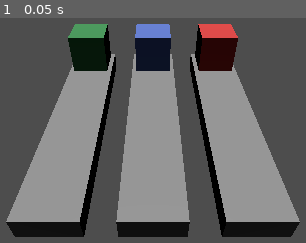
Above: before the commit, frame 1.
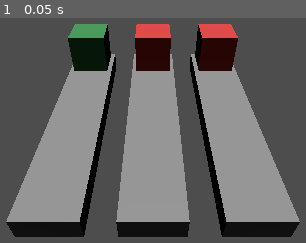
Above: after the commit, the same moment.

Repository: emmdie/3m5Jam2024_1
Game: Godot game, scene res://Scenes/game.tscn
Two runs of this game, one before a commit and one after it. Both use one fixed random seed, a clock stepped at 60 frames per second and the inputs below.
Inputs:
- Up to frame 1 (0.05 s): no input

The runs differ from the first frame. In frame 1, 2.4% of the frame differs, in the area x 44-56%, y 2-24%.

Commit message:
Random tower generation

Diff:
--- a/Scenes/game.gd
+++ b/Scenes/game.gd
@@ -3,6 +3,10 @@
 
 class TowerQueue:
 	var towers: Array[Tower] = []
+	func push(t: Tower):
+		towers.push_back(t)
+	func pop() -> Tower:
+		return towers.pop_front()
 
 
 @onready var lanes: Array[Lane] = [
@@ -12,7 +16,21 @@
 ]
 
 @onready var tower_queues: Array[TowerQueue] = []
+@onready var tower_holder := $Towers
 
 func _ready():
+	randomize()
+
 	for lane in lanes:
-		tower_queues.append(TowerQueue.new())
+		var queue = TowerQueue.new()
+
+		var tower := Tower.instantiate(BaseUnit.pick_element())
+		tower_holder.add_child(tower)
+		tower.place(lane)
+		queue.push(tower)
+
+		tower = Tower.instantiate(BaseUnit.pick_element())
+		tower.set_lane(lane)
+		queue.push(tower)
+
+		tower_queues.append(queue)
--- a/Scenes/game.tscn
+++ b/Scenes/game.tscn
@@ -1,23 +1,12 @@
-[gd_scene load_steps=6 format=3 uid="uid://d4d7ecqlohxt"]
+[gd_scene load_steps=3 format=3 uid="uid://d4d7ecqlohxt"]
 
 [ext_resource type="Script" path="res://Scenes/game.gd" id="1_50n6b"]
 [ext_resource type="PackedScene" uid="uid://65w17xmk8mqq" path="res://Scenes/lane.tscn" id="1_peffo"]
-[ext_resource type="PackedScene" uid="uid://ctfk4brlgutyo" path="res://Scenes/units/tower/plant.tscn" id="1_qb83d"]
-[ext_resource type="PackedScene" uid="uid://egfoiv6ftl" path="res://Scenes/units/tower/water.tscn" id="2_blfhh"]
-[ext_resource type="PackedScene" uid="uid://cqhediecnloxu" path="res://Scenes/units/tower/fire.tscn" id="2_rrh3n"]
 
 [node name="Game" type="Node3D"]
 script = ExtResource("1_50n6b")
 
 [node name="Towers" type="Node3D" parent="."]
-
-[node name="Tower" parent="Towers" instance=ExtResource("1_qb83d")]
-transform = Transform3D(1, 0, 0, 0, 1, 0, 0, 0, 1, -1.5, 0, 0)
-
-[node name="Tower2" parent="Towers" instance=ExtResource("2_blfhh")]
-
-[node name="Tower3" parent="Towers" instance=ExtResource("2_rrh3n")]
-transform = Transform3D(1, 0, 0, 0, 1, 0, 0, 0, 1, 1.5, 0, 0)
 
 [node name="Lanes" type="Node3D" parent="."]
 
--- a/Scenes/units/tower/tower.gd
+++ b/Scenes/units/tower/tower.gd
@@ -1,7 +1,10 @@
 class_name Tower
 extends BaseUnit
 
-static func instantiate(type: Elements):
+func set_lane(lane: Lane) -> void:
+	current_lane = lane
+
+static func instantiate(type: Elements) -> Tower:
 	match type:
 		Elements.FIRE:
 			return preload("res://Scenes/units/tower/fire.tscn").instantiate()
@@ -9,6 +12,11 @@
 			return preload("res://Scenes/units/tower/water.tscn").instantiate()
 		Elements.PLANT:
 			return preload("res://Scenes/units/tower/plant.tscn").instantiate()
+	return preload("res://Scenes/units/tower/fire.tscn").instantiate()
+
+func place(lane: Lane) -> void:
+	set_lane(lane)
+	global_position = lane.global_position
 
 func switch_lane(lane: Lane) -> void:
 	set_lane(lane)
